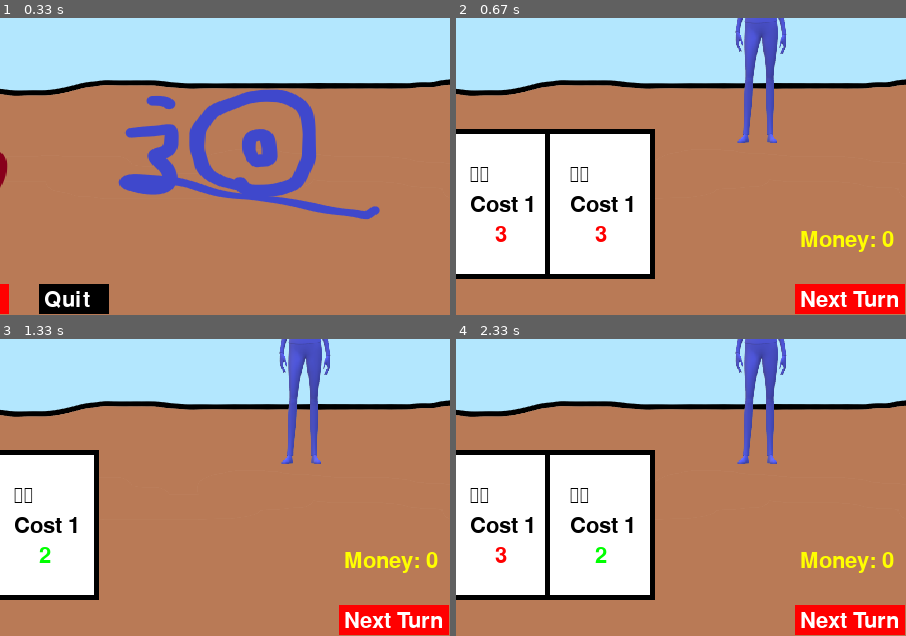
Above: before the commit, frames 1-4 (two rows, left to right).
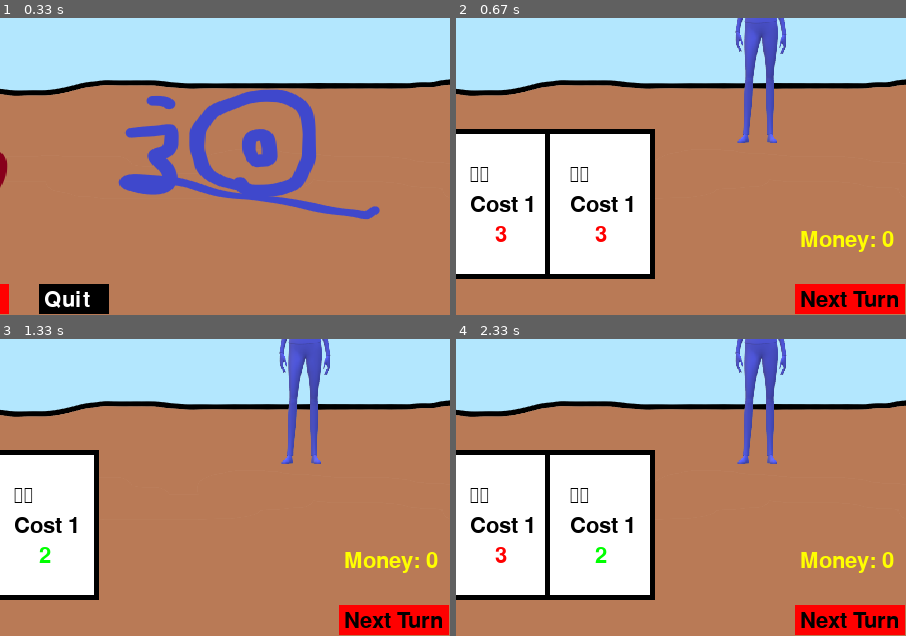
Above: after the commit, the same moments.

Repository: razersword21/pygame-card
Game: pygame game, started from main.py
Same seed, same stepped clock (60 frames per second), same inputs: the game is played once before the commit and once after it.
Inputs (mouse positions are % of the whole screen's width and height, from its top left):
- Up to frame 1 (0.33 s): no input
- Up to frame 2 (0.67 s): press the mouse at (43, 95) at 0.37 s; move the mouse to (44, 58) at 0.47 s; release the mouse at (46, 22) at 0.6 s
- Up to frame 3 (1.33 s): press the mouse at (89, 95) at 0.7 s; move the mouse to (73, 83) at 0.8 s; release the mouse at (58, 71) at 0.93 s; click (27, 29) at 1.05 s
- Up to frame 4 (2.33 s): press the mouse at (89, 95) at 1.37 s; move the mouse to (53, 67) at 1.47 s; release the mouse at (16, 40) at 1.6 s; press the mouse at (95, 5) at 1.7 s; move the mouse to (54, 26) at 1.8 s; release the mouse at (13, 47) at 1.93 s; press the mouse at (43, 95) at 2.03 s; move the mouse to (60, 90) at 2.13 s; release the mouse at (78, 86) at 2.27 s
The pictures show only the part of the screen within x 46-96%, y 48-98%; the shares and areas given below are measured in that part.

Frame 1 is identical in both runs. In frame 2, 0.6% of the frame differs, in the area x 76-99%, y 91-98%; in frame 3, 0.6%; in frame 4, 0.6%.

Commit message:
updata v3.3

Diff:
--- a/choose.py
+++ b/choose.py
@@ -79,7 +79,7 @@
         for event in pygame.event.get():
             if event.type == pygame.QUIT:
                 choosing = False
-            if event.type == pygame.MOUSEBUTTONDOWN:
+            if event.type == pygame.MOUSEBUTTONDOWN and pygame.mouse.get_pressed()[0]==1:
                 pos = pygame.mouse.get_pos()
                 if choose_btn1.collidepoint(pos):
                     choose_buff = chose_option[0]
--- a/game.py
+++ b/game.py
@@ -60,6 +60,7 @@
 def game_(win,font_list,GAME_CONTROL):
     bg = BG(900, 600)
     rounds = 0
+    clock = pygame.time.Clock()
 
     chose_buff = []
     enemy = Enemy(params.init_max_hp,params.init_max_de,params.init_max_magic)
@@ -115,31 +116,22 @@
         win.blit(enemy_value_text, (780, 200))
 
         next_turn_btn = pygame.Rect(750, 555, 110, 30)
-        next_turn_down_btn = pygame.Rect(750, 555, 110, 30)
-        if next_turn_btn_press_down:
-            pygame.draw.rect(win, RED , next_turn_btn)
-        else:
-            pygame.draw.rect(win, BLUE , next_turn_down_btn)
-
-        btn_text = font_list[0].render("Next Turn", True, WHITE)
+        pygame.draw.rect(win, RED , next_turn_btn)
+
+        btn_text = font_list[0].render("Next Turn", True, BLACK)
         win.blit(btn_text, (755, 560))
         quit_btn = pygame.Rect(820, 20, 65, 30)
         pygame.draw.rect(win, BLACK , quit_btn)
         quit_text = font_list[0].render("Quit", True, WHITE)
         win.blit(quit_text, (825, 20))
-
         for event in pygame.event.get():
             if event.type == pygame.QUIT:
                 pygame.quit()
                 sys.exit()
-            if event.type == pygame.MOUSEBUTTONUP:
-                next_turn_btn_press_down = True
-            if event.type == pygame.MOUSEBUTTONDOWN:
+            if event.type == pygame.MOUSEBUTTONDOWN and pygame.mouse.get_pressed()[0]==1:
                 pos = pygame.mouse.get_pos()
                 if next_turn_btn.collidepoint(pos):
                     player_turn = False
-                    next_turn_btn_press_down = False
-                    main_role.magic = main_role.max_magic
                 if quit_btn.collidepoint(pos):
                     running = False
 
@@ -261,9 +253,19 @@
                                         +enemy.name+' 狀態: Hp '+str(enemy.hp)+' De '+str(enemy.de)+' Mp '+str(enemy.magic)+' Buff '+str(enemy.buff))
                         else:
                             logging.info("Enemy not use current card, drop new one.")
+                        # enemy_action = (enemy.name+' 打出 '+card.name+' '+str(max(card.do_to_other+enemy.damage_buff,card.do_for_self))+
+                        #                 ' | '+'剩餘卡牌:'+str(len(enemy_remain_deck))+' | 用過卡牌:'+str(len(enemy_used_cards))+' \n'
+                        #                 +main_role.name+' 狀態: Hp '+str(main_role.hp)+' De '+str(main_role.de)+' Mp '+
+                        #                 str(main_role.magic)+' Buff '+str(main_role.buff)+'\n'+enemy.name+' 狀態: Hp '+str(enemy.hp)+
+                        #                 ' De '+str(enemy.de)+' Mp '+str(enemy.magic)+' Buff '+str(enemy.buff))
+                        # quit_text = font_list[0].render(enemy_action, True, WHITE)
+                        # win.blit(quit_text, (150, 650))
+                        # pygame.display.update()
+                        # time.sleep(2)
                 else:
                     player_turn = True
                     enemy.magic = enemy.max_magic
+                    main_role.magic = main_role.max_magic
                     check_person_buff(main_role,enemy)
 
         elif not GAME_CONTROL and enemy.hp == 0:
@@ -279,7 +281,7 @@
             current_cards = random.sample(main_remain_deck,main_role.every_drop)
 
             init_enemy_card_deck = init_card_deck(True)
-            if rounds % 3 != 0:
+            if rounds % 5 != 0:
                 new_add_enemy_card.append(random.choice(enemy_normal_deck))
             if rounds % 10 != 0:
                 new_add_enemy_card.append(random.choice(enemy_high_level_deck))
@@ -296,5 +298,6 @@
             pygame.display.update()
             time.sleep(3)
             running = False
-            logging.warn('你打到 Round: '+rounds)
+            logging.warn('你打到 Round: '+str(rounds))
         pygame.display.flip()
+        clock.tick(40)
--- a/main.py
+++ b/main.py
@@ -16,8 +16,9 @@
     pygame.init()
     pygame.display.set_caption('無限地牢')  # 遊戲標題
     win = pygame.display.set_mode((900, 600))  # 窗口尺寸
+
     base_font = pygame.font.Font('font/ChenYuluoyan-Thin.ttf', 32)
-    title_font = pygame.font.Font('font/ChenYuluoyan-Thin.ttf', 74)
+    title_font = pygame.font.Font('font/ChenYuluoyan-Thin.ttf', 80)
     all_font = [base_font,title_font]
     intro = Intro(900, 600)
     show_intro = True
--- a/params.py
+++ b/params.py
@@ -19,7 +19,6 @@
 
     guard_card = Card(-1,'神聖之盾','guard',2,0,2,0,'獲得自身防禦增強\n 2倍的盾')
     keep_heal = Card(-1,"回春",'keep_heal',2,0,2,2,'持續回自身治癒增強\n  *2的血量\n  2回合')
-
     high_level_deck = [guard_card,keep_heal]
 
 class params():
--- a/shop.py
+++ b/shop.py
@@ -36,7 +36,7 @@
         for event in pygame.event.get():
             if event.type == pygame.QUIT:
                 shop_activate = False
-            if event.type == pygame.MOUSEBUTTONDOWN:
+            if event.type == pygame.MOUSEBUTTONDOWN and pygame.mouse.get_pressed()[0]==1:
                 pos = pygame.mouse.get_pos()
                 if (person.money - 300) >= 0:
                     person.money -= 300
--- a/test.py
+++ b/test.py
@@ -1,11 +1,145 @@
-class person():
-    def __init__(self) -> None:
-        self.buff = [{'fire':[10,5]},{'fire':[20,7]},{'gg':[30,9]}]
-per = person()
-if any('turtle' in b for b in per.buff):
-    for buff_ in per.buff:
-        try:
-            buff_['turtle'][0]+=15
-        except:
-            pass
-print(per.buff)
+import pygame
+import time
+import os
+import sys
+
+YELLOW = (255, 255, 0)
+BLACK = (0, 0, 0)
+WHITE = (255, 255, 255)
+BLUE = (0, 0, 255)
+GREY = (200, 200, 200)
+
+class TextScroll:
+    def __init__(self, area, font, fg_color, bk_color, text, ms_per_line=800):
+        """object to display lines of text scrolled in with a delay between each line
+        in font and fg_color with background o fk_color with in the area rect"""
+
+        super().__init__()
+        self.rect = area.copy()
+        self.fg_color = fg_color
+        self.bk_color = bk_color
+        self.size = area.size
+        self.surface = pygame.Surface(self.size, flags=pygame.SRCALPHA)
+        self.surface.fill(bk_color)
+        self.font = font
+        self.lines = text.split('\n')
+        self.ms_per_line = ms_per_line
+        self.y = 0
+        self.y_delta = self.font.size("M")[1]
+        self.next_time = None
+        self.dirty = False
+
+    def _update_line(self, line):  # render next line if it's time
+        if self.y + self.y_delta > self.size[1]:  # line does not fit in remaining space
+            self.surface.blit(self.surface, (0, -self.y_delta))  # scroll up
+            self.y += -self.y_delta  # backup a line
+            pygame.draw.rect(self.surface, self.bk_color,
+                             (0, self.y, self.size[0], self.size[1] - self.y))
+
+        text = self.font.render(line, True, self.fg_color)
+        # pygame.draw.rect(text, GREY, text.get_rect(), 1)  # for demo show render area
+        self.surface.blit(text, (0, self.y))
+
+        self.y += self.y_delta
+
+    # call update from pygame main loop
+    def update(self):
+
+        time_now = time.time()
+        if (self.next_time is None or self.next_time < time_now) and self.lines:
+            self.next_time = time_now + self.ms_per_line / 1000
+            line = self.lines.pop(0)
+            self._update_line(line)
+            self.dirty = True
+            self.update()  # do it again to catch more than one event per tick
+
+    # call draw from pygam main loop after update
+    def draw(self, screen):
+        if self.dirty:
+            screen.blit(self.surface, self.rect)
+            self.dirty = False
+
+
+# Test this Class
+
+STORY1 = """FIRST LINE OF TEXT
+second line of text
+third line of text
+** last line of text that fits
+this line should force scroll up
+and here again for
+each line the follows"""
+
+def example1():
+    # start up pygame
+    os.environ['SDL_VIDEO_WINDOW_POS'] = "1000,100"
+    pygame.init()
+    # print(sorted(pygame.font.get_fonts()))
+    screen = pygame.display.set_mode((505, 250))
+    screen.fill(GREY)
+    clock = pygame.time.Clock()
+
+    font = pygame.font.SysFont("Liberation Sans", 30)
+    area = pygame.Rect(20, 20, 400, 142)
+    box = area.inflate(2, 2)
+    pygame.draw.rect(screen, BLUE, box, 1)
+    pygame.display.flip()
+    pygame.time.delay(500)
+    message = TextScroll(area, font, BLACK, WHITE, STORY1, ms_per_line=500)
+
+    while True:
+        for event in pygame.event.get():
+            if event.type == pygame.QUIT:
+                pygame.quit()
+                sys.exit(0)
+        else:
+            # screen.fill(pygame.color.Color('black'))
+            message.update()
+            message.draw(screen)
+            pygame.display.flip()
+            clock.tick(60)
+
+STORY2 = """No man is an island,
+Entire of itself,
+Every man is a piece of the continent,
+A part of the main.
+
+If a clod be washed away by the sea,
+Europe is the less.
+As well as if a promontory were.
+As well as if a manor of thy friend’s
+
+Or of thine own were:
+Any man’s death diminishes me,
+Because I am involved in mankind,
+And therefore never send to
+know for whom the bell tolls;
+It tolls for thee.
+  -- John Donne (Year 1624 AD)"""
+
+
+def example2():
+    # start up pygame
+    os.environ['SDL_VIDEO_WINDOW_POS'] = "840,500"
+    pygame.init()
+    # print(sorted(pygame.font.get_fonts()))
+    screen = pygame.display.set_mode((1150, 480))
+    clock = pygame.time.Clock()
+
+    font = pygame.font.SysFont("Liberation Sans", 65)
+    message = TextScroll(pygame.Rect(25, 0, 1100, 460), font, YELLOW, BLACK, STORY2, ms_per_line=300)
+
+    while True:
+        for event in pygame.event.get():
+            if event.type == pygame.QUIT:
+                pygame.quit()
+                sys.exit(0)
+        else:
+            # screen.fill(pygame.color.Color('black'))
+            message.update()
+            message.draw(screen)
+            pygame.display.flip()
+            clock.tick(60)
+
+if __name__ == "__main__":
+    example1()
